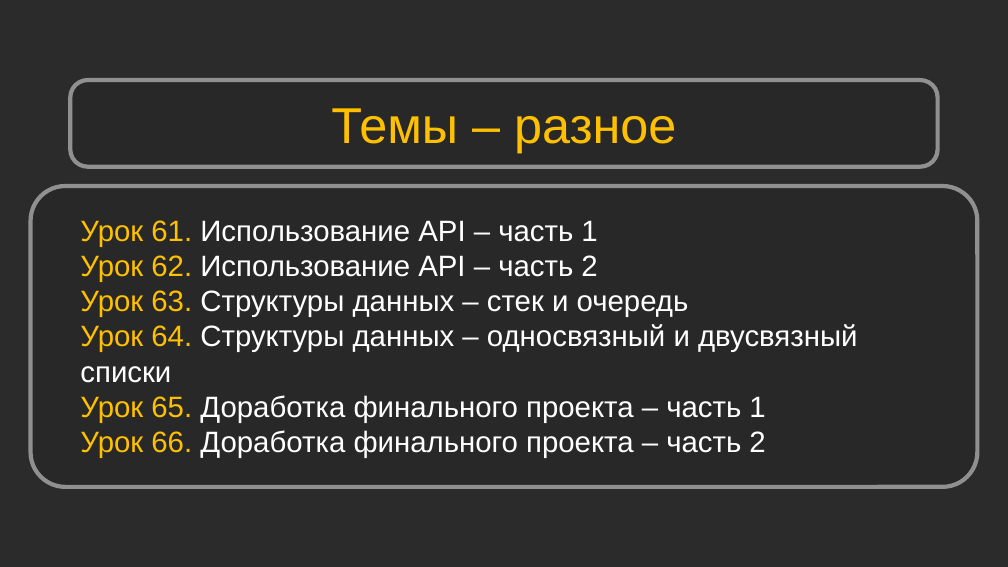
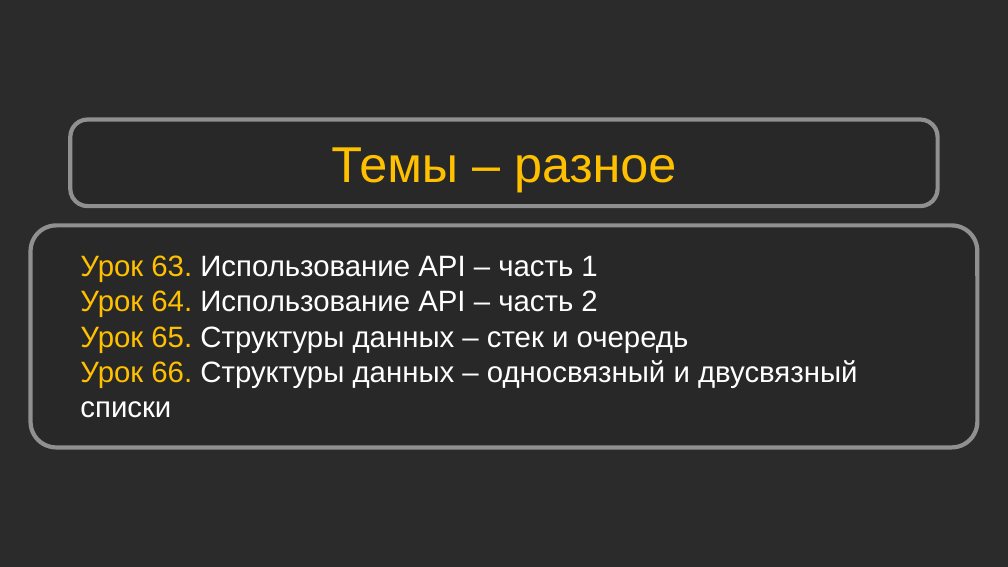
Before and after one commit to Shikonohito/Python_Bootcamp, a slide deck: slide 18 of Урок 01. Mystat. Microsoft Teams/Урок 1. Mystat. Microsoft Teams.pptx (slide 17 before the commit). Drawn at 1008x567 pixels with LibreOffice and Linux fonts; fonts in the diff are those of the drawing; background and template pictures are left out; a plain dark background stands for a picture behind light text. Boxes give left, top, right and bottom in pixels: in the first picture for what was removed or moved away, otherwise in the second. Text is boxed around its words. In the diff, an @@ line names an element or a change of style, - is before the commit and + after.

```diff
--- a/Урок 01. Mystat. Microsoft Teams/Урок 1. Mystat. Microsoft Teams.pptx
+++ b/Урок 01. Mystat. Microsoft Teams/Урок 1. Mystat. Microsoft Teams.pptx
@@ rounded rectangle: place and size @@
-rounded rectangle at box(70, 80, 938, 167)
+rounded rectangle at box(70, 119, 938, 206)
@@ text "Темы – разное": place and size @@
-text "Темы – разное" at box(331, 108, 676, 153)
+text "Темы – разное" at box(331, 147, 676, 192)
@@ rounded rectangle: place and size @@
-rounded rectangle at box(30, 186, 977, 487)
+rounded rectangle at box(30, 225, 977, 448)
@@ text at box(80, 255, 857, 418): text changed @@
-Урок 61. Использование API – часть 1
-Урок 62. Использование API – часть 2
-Урок 63. Структуры данных – стек и очередь
-Урок 64. Структуры данных – односвязный и двусвязный списки
-Урок 65. Доработка финального проекта – часть 1
-Урок 66. Доработка финального проекта – часть 2
+Урок 63. Использование API – часть 1
+Урок 64. Использование API – часть 2
+Урок 65. Структуры данных – стек и очередь
+Урок 66. Структуры данных – односвязный и двусвязный списки
```
Also in this commit, not shown: 4 other slides changed, 5 slides added, 4 slides removed, 14 other files.
